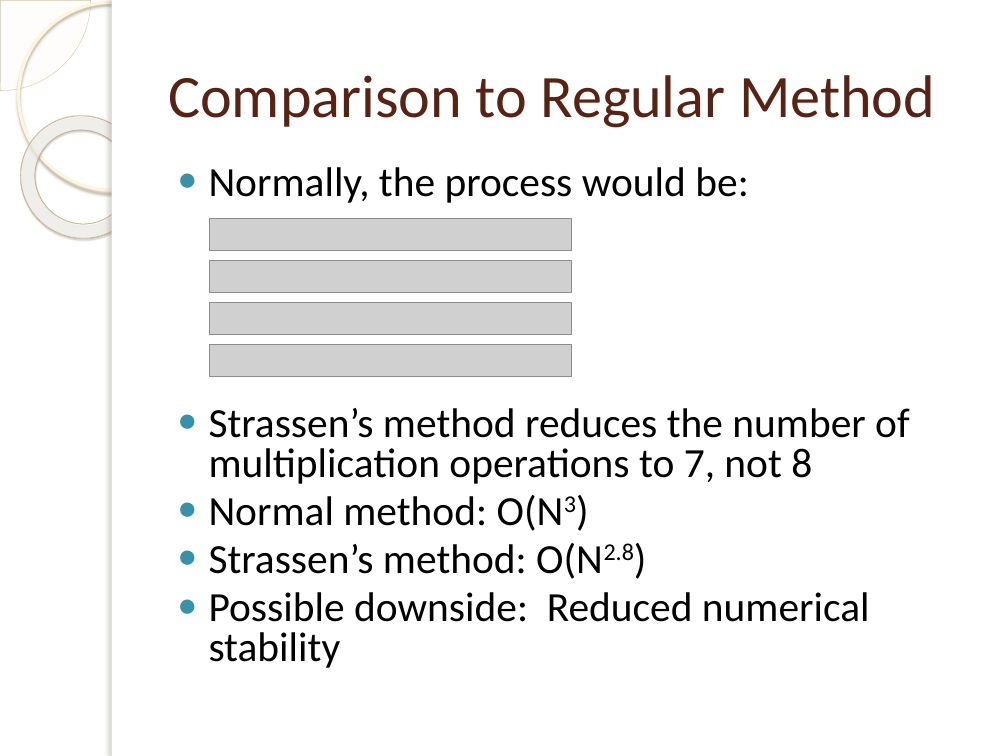
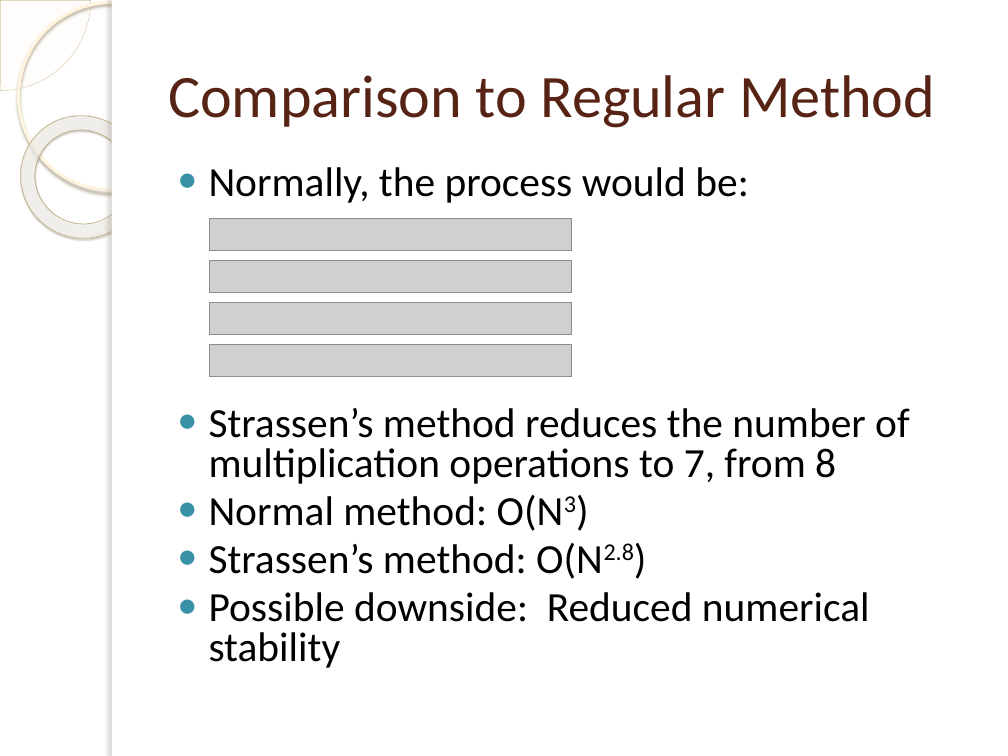
Before and after one commit to pruthvishetty/strassen, a slide deck: slide 5 of Strassen Multiplication Algorithm.pptx. Drawn at 1008x756 pixels with LibreOffice and Linux fonts; fonts in the diff are those of the drawing; grey boxes stand for pictures; background and template pictures are left out. Boxes give left, top, right and bottom in pixels: in the first picture for what was removed or moved away, otherwise in the second. Text is boxed around its words. In the diff, an @@ line names an element or a change of style, - is before the commit and + after.

```diff
--- a/Strassen Multiplication Algorithm.pptx
+++ b/Strassen Multiplication Algorithm.pptx
@@ text at box(209, 408, 910, 484): text changed @@
-● Strassen’s method reduces the number of multiplication operations to 7, not 8
+● Strassen’s method reduces the number of multiplication operations to 7, from 8
```
Also in this commit, not shown: 6 other slides changed, 4 slides added, 1 other file.
